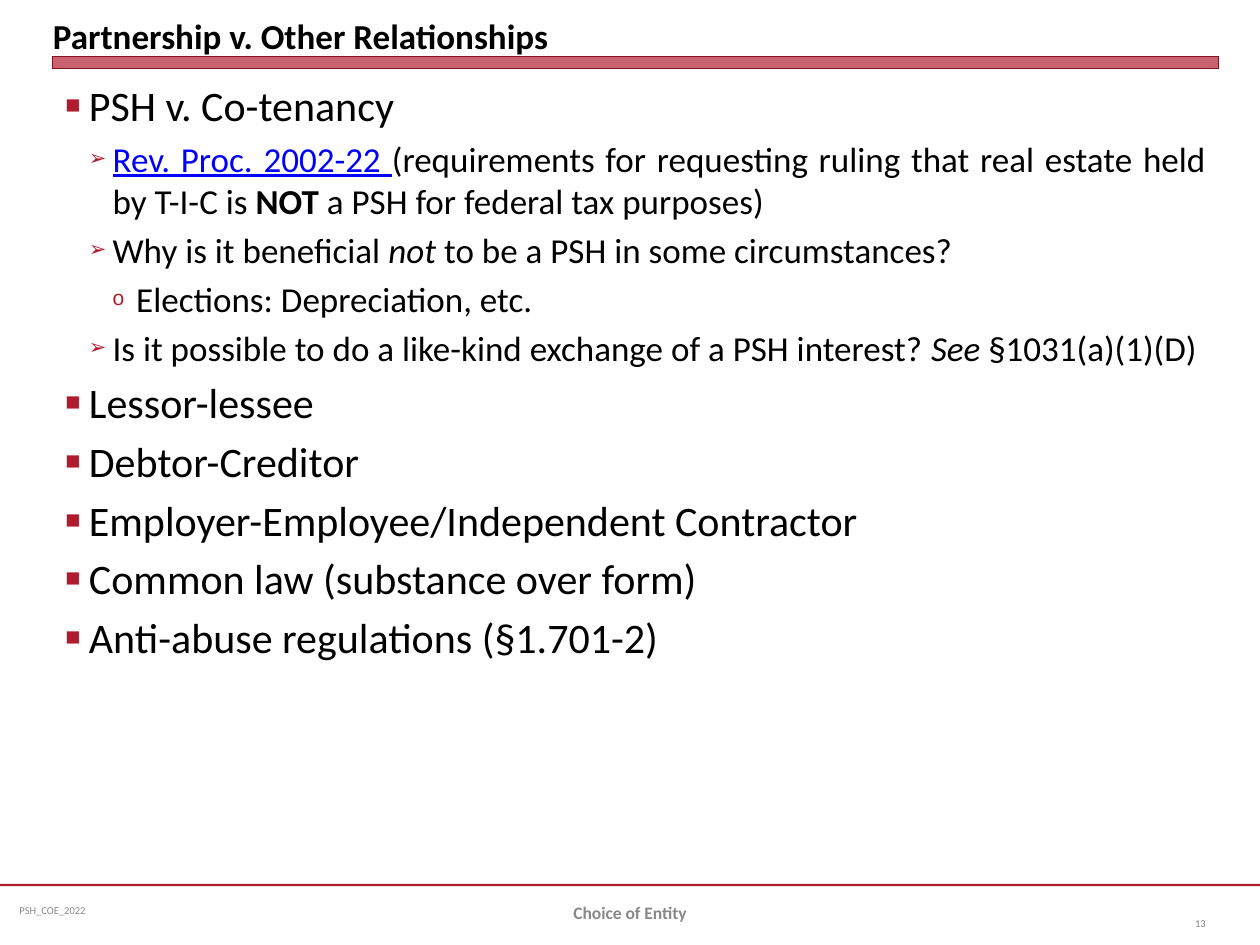
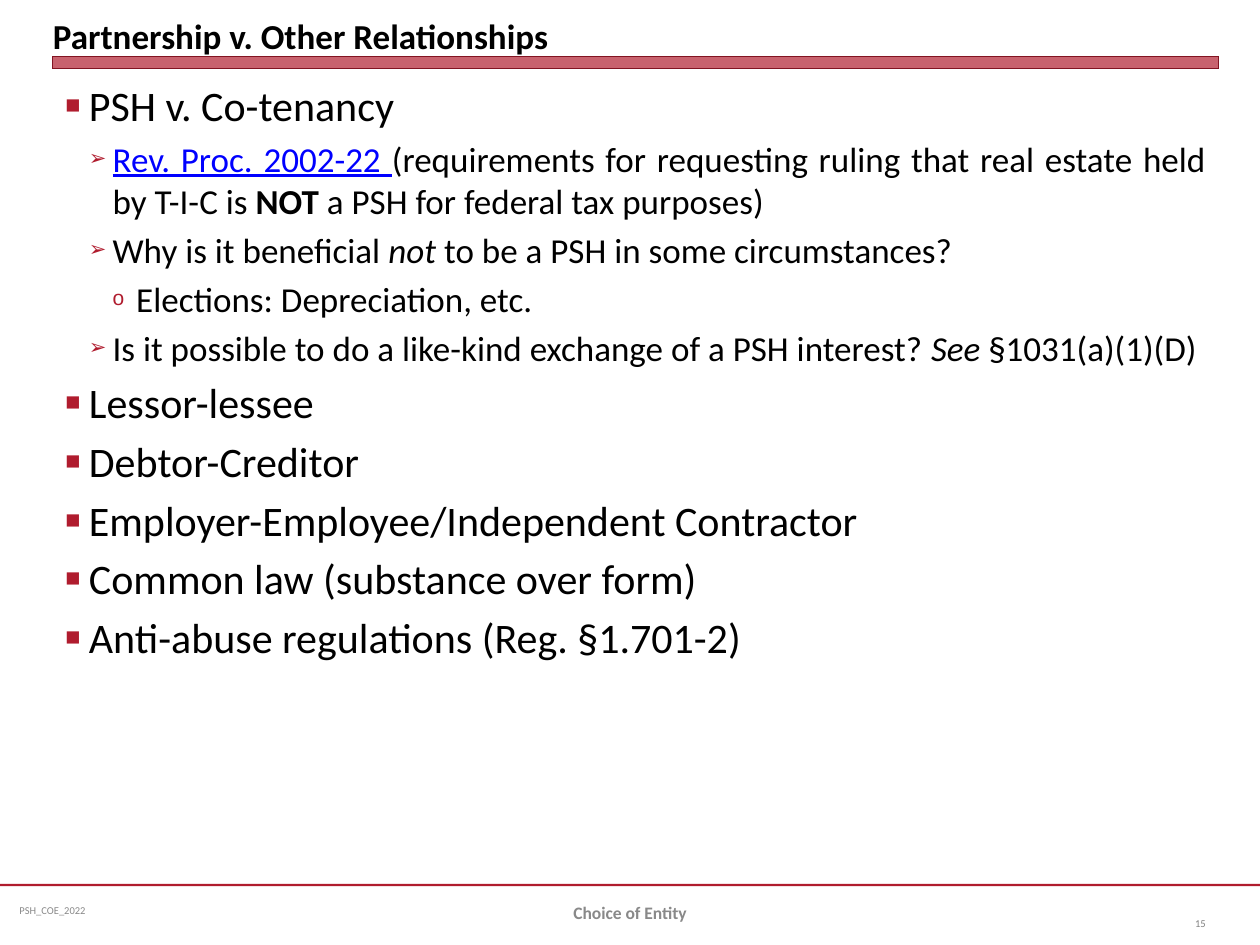
Before and after one commit to jmc877/Partnership-Tax, a slide deck: slide 15 of slides/PSH_COEntity_2022.pptx (slide 13 before the commit). Drawn at 1260x945 pixels with LibreOffice and Linux fonts; fonts in the diff are those of the drawing. Boxes give left, top, right and bottom in pixels: in the first picture for what was removed or moved away, otherwise in the second. Text is boxed around its words. In the diff, an @@ line names an element or a change of style, - is before the commit and + after.

```diff
--- a/slides/PSH_COEntity_2022.pptx
+++ b/slides/PSH_COEntity_2022.pptx
@@ text at (89, 622, 740, 661): text changed @@
-■ Anti-abuse regulations (§1.701-2)
+■ Anti-abuse regulations (Reg. §1.701-2)
```
Also in this commit, not shown: 5 other slides changed, 2 slides added, 3 other files.
